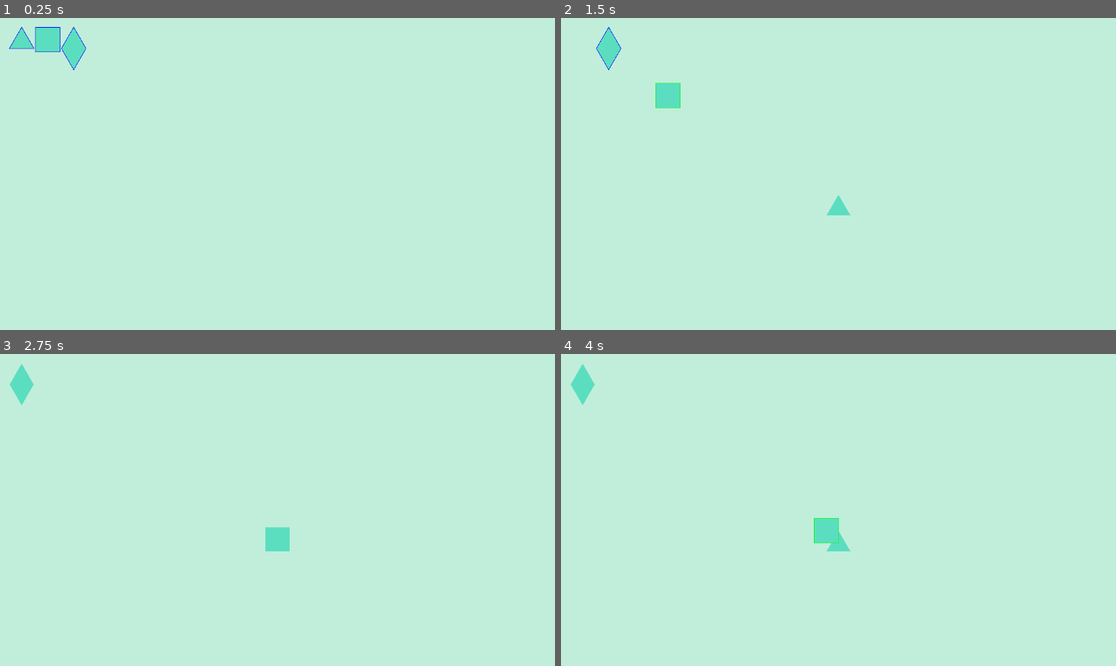
Above: before the commit, frames 1-4 (two rows, left to right).
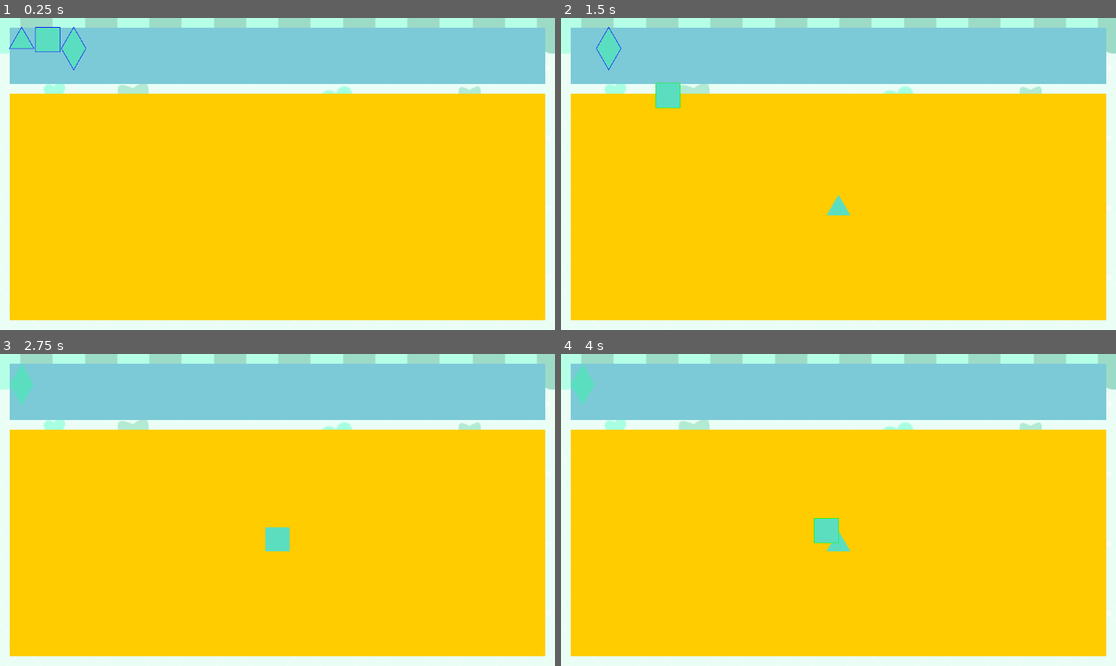
Above: after the commit, the same moments.

Repository: ioniccrystal/CakeConnect
Game: Godot game, scene res://Main.tscn
Two runs of this game, one before a commit and one after it. Both use one fixed random seed, a clock stepped at 60 frames per second and the inputs below.
Inputs (mouse positions are in pixels of both pictures, inside the frame that each line leads up to):
- Up to frame 1 (0.25 s): no input
- Up to frame 2 (1.5 s): tap Enter at 0.5 s; drag from (583, 39) to (838, 208) at 0.52 s; drag from (583, 39) to (838, 208) at 1.27 s
- Up to frame 3 (2.75 s): move the mouse to (22, 375) at 2.02 s; hold D from 2.03 s (still down); click (22, 375) at 2.17 s
- Up to frame 4 (4 s): release D at 2.75 s; tap Space at 2.75 s; drag from (838, 541) to (672, 463) at 2.77 s; drag from (672, 463) to (827, 531) at 3.52 s

The runs differ from the first frame. In frame 1, 97% of the frame differs, in the area x 0-100%, y 0-100%; in frame 2, 97%; in frame 3, 97%; in frame 4, 97%.

Commit message:
添加基础UI，优化拖动吸附流程

Diff:
--- a/Cake.gd
+++ b/Cake.gd
@@ -13,6 +13,7 @@
 var container_position: Vector2 = Vector2.ZERO
 var container_size: Vector2 = Vector2.ZERO
 var rotation_speed = PI/6 # 根据蛋糕形状确定
+var plate = null
 
 var shape_points = {
 	Shape.SQUARE: [Vector2(0, 0), Vector2(50, 0), Vector2(50, 50), Vector2(0, 50)],
@@ -35,6 +36,8 @@
 # Called when the node enters the scene tree for the first time.
 func _ready():
 	set_mouse_filter(MOUSE_FILTER_STOP)
+	set_focus_mode(Control.FOCUS_CLICK)
+	plate = get_node_or_null("/root/Main/Background/MarginContainer/VBoxContainer/Plate") as Plate  # 根据你的场景树结构修改路径
 	#update_collision_shape()
 	connect("resized", Callable(self, "update_collision_shape"))
 
@@ -52,6 +55,8 @@
 	collision_shape_2d.position = collision_shape_2d.position
 	#rotation_speed = PI / 2 if shape_key == "square" else PI / 3
 
+func in_plate():
+	return get_parent().get_parent() is Plate
 
 func draw_outline(color):
 	var full_points = shape_points[shape].duplicate()
@@ -83,17 +88,22 @@
 			new_position.x = clamp(new_position.x, container_position.x, container_position.x + container_size.x - size.x)
 			new_position.y = clamp(new_position.y, container_position.y, container_position.y + container_size.y - size.y)
 		global_position = new_position
-		check_snap()
+
 
 
 func _on_gui_input(event):
 	if event is InputEventMouseButton:
 		if event.button_index == 1:
+			print(event.button_mask)
 			if event.button_mask == 1: # and status == Status.IDLE
 				status = Status.DRAGGING
+				z_index = 100
 				queue_redraw()
 			elif event.button_mask == 0 and status == Status.DRAGGING:
-				try_to_transfer_node()
+				if not in_plate():
+					try_to_transfer_node()
+				check_snap()
+				snap()
 				status = Status.FIXED
 				queue_redraw()
 		elif status == Status.DRAGGING \
@@ -104,14 +114,12 @@
 
 func try_to_transfer_node():
 	var mouse_pos = get_global_mouse_position()
-	var plate_node = get_node_or_null("/root/Main/ColorRect/MarginContainer/VBoxContainer/Plate") as Plate  # 根据你的场景树结构修改路径
-	if plate_node and plate_node.get_rect().has_point(mouse_pos):
+	if plate and plate.get_rect().has_point(mouse_pos):
 		get_parent().remove_child(self)
-		plate_node.add_child(self)
+		plate.add_cake(self)
 		# 调整本地坐标以适应新的父节点
-		position = plate_node.get_local_mouse_position() - size * 0.5
-		snap()
-		(plate_node as Plate).add_cake(self)
+		position = plate.get_local_mouse_position() - size * 0.5
+
 
 func _input(event):
 	if event is InputEventKey and status == Status.DRAGGING:
@@ -121,10 +129,10 @@
 			elif event.keycode == KEY_D:
 				start_rotate(1)
 
+
 func start_rotate(rotate_dir):
 	if not rotating:
 		var end_rotation =  rotation + rotate_dir * rotation_speed
-		print(end_rotation)
 		var tween = get_tree().create_tween()
 		rotating = true
 		tween.tween_property(self, "rotation", end_rotation, 0.2)
@@ -142,7 +150,6 @@
 		min_distance = INF
 		best_match = null
 		# 获取盘子上所有蛋糕
-		var plate = get_node_or_null("/root/Main/ColorRect/MarginContainer/VBoxContainer/Plate") as Plate
 		var cakes = plate.cakes_on_plate
 		for cake in cakes:
 			# 获取其他蛋糕和当前蛋糕的polygon
--- a/Conveyer.gd
+++ b/Conveyer.gd
@@ -4,10 +4,14 @@
 var cakes_on_conveyer = []
 
 @onready var cake_container = $CakeContainer
+@onready var nine_patch_rect = $NinePatchRect
 
 # Called when the node enters the scene tree for the first time.
 func _ready():
-	pass # Replace with function body.
+	connect("resized", Callable(self, "update_collision_shape"))
+
+func update_collision_shape():
+	nine_patch_rect.size = size
 
 func add_cake(cake):
 	cake_container.add_child(cake)
--- a/Conveyer.tscn
+++ b/Conveyer.tscn
@@ -1,12 +1,18 @@
-[gd_scene load_steps=2 format=3 uid="uid://cwoqea70yidlt"]
+[gd_scene load_steps=3 format=3 uid="uid://cwoqea70yidlt"]
 
 [ext_resource type="Script" path="res://Conveyer.gd" id="1_k4ghc"]
+[ext_resource type="Texture2D" uid="uid://cgprw4mtvpwkt" path="res://assets/conveyer_bg.png" id="2_l52ve"]
 
 [node name="Conveyer" type="Control"]
 layout_mode = 3
 anchors_preset = 0
 script = ExtResource("1_k4ghc")
 
+[node name="NinePatchRect" type="NinePatchRect" parent="."]
+layout_mode = 0
+texture = ExtResource("2_l52ve")
+region_rect = Rect2(240.093, 299.604, 956.97, 1070.9)
+
 [node name="CakeContainer" type="HBoxContainer" parent="."]
 layout_mode = 0
 offset_right = 40.0
--- a/Main.gd
+++ b/Main.gd
@@ -2,8 +2,8 @@
 
 var cake_scene = preload("res://Cake.tscn")
 
-@onready var plate = $ColorRect/MarginContainer/VBoxContainer/Plate
-@onready var conveyer = $ColorRect/MarginContainer/VBoxContainer/Conveyer
+@onready var plate = $Background/MarginContainer/VBoxContainer/Plate
+@onready var conveyer = $Background/MarginContainer/VBoxContainer/Conveyer
 
 # Called when the node enters the scene tree for the first time.
 func _ready():
--- a/Main.tscn
+++ b/Main.tscn
@@ -1,23 +1,23 @@
-[gd_scene load_steps=4 format=3 uid="uid://cmioogghwqlka"]
+[gd_scene load_steps=5 format=3 uid="uid://cmioogghwqlka"]
 
 [ext_resource type="PackedScene" uid="uid://cebuqlh4ennog" path="res://Plate.tscn" id="1_007sc"]
 [ext_resource type="Script" path="res://Main.gd" id="1_earrm"]
+[ext_resource type="Texture2D" uid="uid://r44baekdlcqs" path="res://assets/bg3.png" id="2_axu1o"]
 [ext_resource type="PackedScene" uid="uid://cwoqea70yidlt" path="res://Conveyer.tscn" id="2_fp8yj"]
 
 [node name="Main" type="Node2D"]
 script = ExtResource("1_earrm")
 
-[node name="ColorRect" type="ColorRect" parent="."]
+[node name="Background" type="TextureRect" parent="."]
 custom_minimum_size = Vector2(1152, 648)
 offset_right = 1152.0
 offset_bottom = 648.0
-color = Color(0.753582, 0.931215, 0.85705, 1)
+texture = ExtResource("2_axu1o")
 
-[node name="MarginContainer" type="MarginContainer" parent="ColorRect"]
-layout_mode = 1
-anchors_preset = 15
-anchor_right = 1.0
-anchor_bottom = 1.0
+[node name="MarginContainer" type="MarginContainer" parent="Background"]
+layout_mode = 2
+offset_right = 1152.0
+offset_bottom = 648.0
 grow_horizontal = 2
 grow_vertical = 2
 theme_override_constants/margin_left = 20
@@ -25,15 +25,17 @@
 theme_override_constants/margin_right = 20
 theme_override_constants/margin_bottom = 20
 
-[node name="VBoxContainer" type="VBoxContainer" parent="ColorRect/MarginContainer"]
+[node name="VBoxContainer" type="VBoxContainer" parent="Background/MarginContainer"]
 layout_mode = 2
 theme_override_constants/separation = 20
 
-[node name="Conveyer" parent="ColorRect/MarginContainer/VBoxContainer" instance=ExtResource("2_fp8yj")]
+[node name="Conveyer" parent="Background/MarginContainer/VBoxContainer" instance=ExtResource("2_fp8yj")]
 layout_mode = 2
 size_flags_vertical = 3
 
-[node name="Plate" parent="ColorRect/MarginContainer/VBoxContainer" instance=ExtResource("1_007sc")]
+[node name="Plate" parent="Background/MarginContainer/VBoxContainer" instance=ExtResource("1_007sc")]
 layout_mode = 2
 size_flags_vertical = 3
 size_flags_stretch_ratio = 4.0
+
+[node name="HUD" type="CanvasLayer" parent="."]
--- a/Plate.gd
+++ b/Plate.gd
@@ -5,11 +5,11 @@
 
 @onready var area_2d = $Area2D
 @onready var collision_shape_2d = $Area2D/CollisionShape2D
+@onready var nine_patch_rect = $NinePatchRect
+@onready var cake_container = $CakeContainer
 
 # Called when the node enters the scene tree for the first time.
 func _ready():
-	update_collision_shape()
-	$CakeContainer.size = size
 	connect("resized", Callable(self, "update_collision_shape"))
 
 func update_collision_shape():
@@ -17,7 +17,9 @@
 	if shape and shape is RectangleShape2D:
 		shape.extents = size / 2
 	collision_shape_2d.position = size/2
-	$CakeContainer.size = size
+	cake_container.size = size
+	nine_patch_rect.size = size
 
 func add_cake(cake):
+	cake_container.add_child(cake)
 	cakes_on_plate.append(cake)
--- a/Plate.tscn
+++ b/Plate.tscn
@@ -1,6 +1,7 @@
-[gd_scene load_steps=3 format=3 uid="uid://cebuqlh4ennog"]
+[gd_scene load_steps=4 format=3 uid="uid://cebuqlh4ennog"]
 
 [ext_resource type="Script" path="res://Plate.gd" id="1_hl0ua"]
+[ext_resource type="Texture2D" uid="uid://wn7tpgqo3gld" path="res://assets/yellow_panel.png" id="2_ddcgr"]
 
 [sub_resource type="RectangleShape2D" id="RectangleShape2D_es0da"]
 size = Vector2(4.40625, 5)
@@ -14,11 +15,20 @@
 anchor_bottom = 0.5
 grow_horizontal = 2
 grow_vertical = 2
+mouse_filter = 1
 script = ExtResource("1_hl0ua")
+
+[node name="NinePatchRect" type="NinePatchRect" parent="."]
+layout_mode = 0
+offset_right = 40.0
+offset_bottom = 40.0
+texture = ExtResource("2_ddcgr")
+region_rect = Rect2(5.8934, 5.51482, 89.5353, 89.5353)
 
 [node name="CakeContainer" type="Control" parent="."]
 layout_mode = 3
 anchors_preset = 0
+mouse_filter = 1
 
 [node name="Area2D" type="Area2D" parent="."]
 input_pickable = false
Binary file added: assets/bg1.png
Not shown, added: assets/bg1.png.import
Binary file added: assets/bg2.png
Not shown, added: assets/bg2.png.import
Binary file added: assets/bg3.png
Not shown, added: assets/bg3.png.import
Binary file added: assets/conveyer_bg.png
Not shown, added: assets/conveyer_bg.png.import
Binary file added: assets/yellow_panel.png
Not shown, added: assets/yellow_panel.png.import
